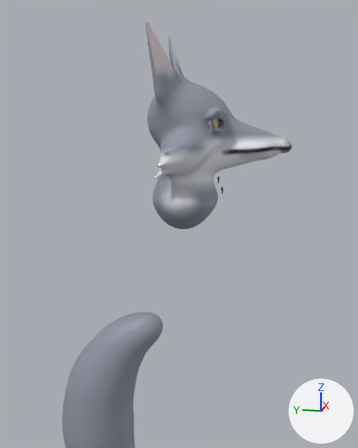
Before and after pictures for a commit that changed the glTF model public/humans/animals/male_wolf.glb.
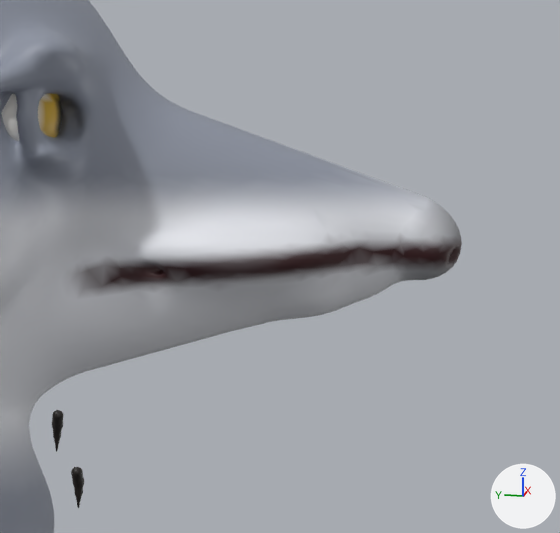
Each version appears first from a 50 mm camera at (-1.276, -0.302, 1.736) aimed at (-0.087, -0.064, 1.439), and next in a close-up on the part from 58% to 86% of the width and 23% to 44% of the height. The axes (+X, +Y, +Z) are drawn at lower right. The lights are the same throughout. The first two pictures are the older version. Vertices at exactly the same position are counted once.

In view in the first close-up: 'AnimalEyeR', 'AnimalHead' and 2 more.
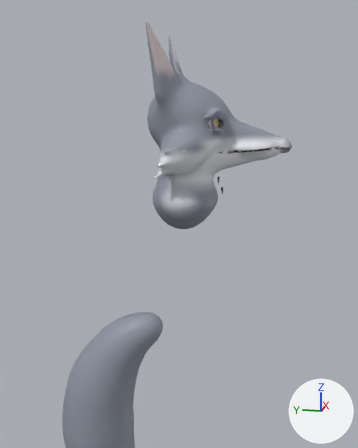
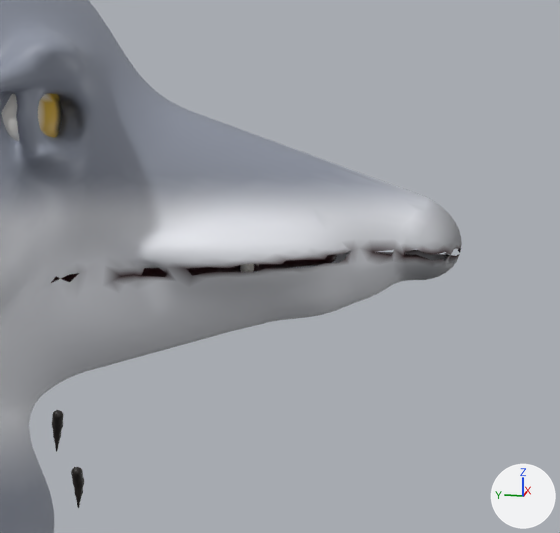
Where the change shows, as pixel boxes (x1, y1, x2, y2) in the close-ups (560 x 533 px):
part 1 of me_animalhead, cut back: before (51, 248, 461, 283); after (297, 259, 325, 262)
part 2 of me_animalhead, recoloured (lighter): (60, 232, 462, 298) in both

Patch to the scene script:
```diff
--- a/public/humans/animals/male_wolf.glb.py
+++ b/public/humans/animals/male_wolf.glb.py
@@ me_animalhead @@
 # used by ob_animalhead; location = (0.0, 0.0, 0.0)
-me_animalhead.from_pydata(...)  # 15846 vertices, 31628 faces; spans x -0.143..0.143, y -0.333..0.033, z 1.406..1.914
+me_animalhead.from_pydata(...)  # 15667 vertices, 31083 faces; spans x -0.143..0.143, y -0.333..0.033, z 1.406..1.914
+# me_animalhead part 1
+# 179 vertices are removed from x -0.041..0.038, y -0.331..-0.195, z 1.616..1.626
+# 557 faces are deleted
+# 1 vertex moves within x -0.006, y -0.267, z 1.622
+# 12 new faces join them
+# me_animalhead part 2: 1022 kept faces spanning x -0.042..0.042, y -0.333..-0.155, z 1.602..1.639 get new vertex colours
 me_animalhead.materials.append(mat_defaultmaterial_002)
```
